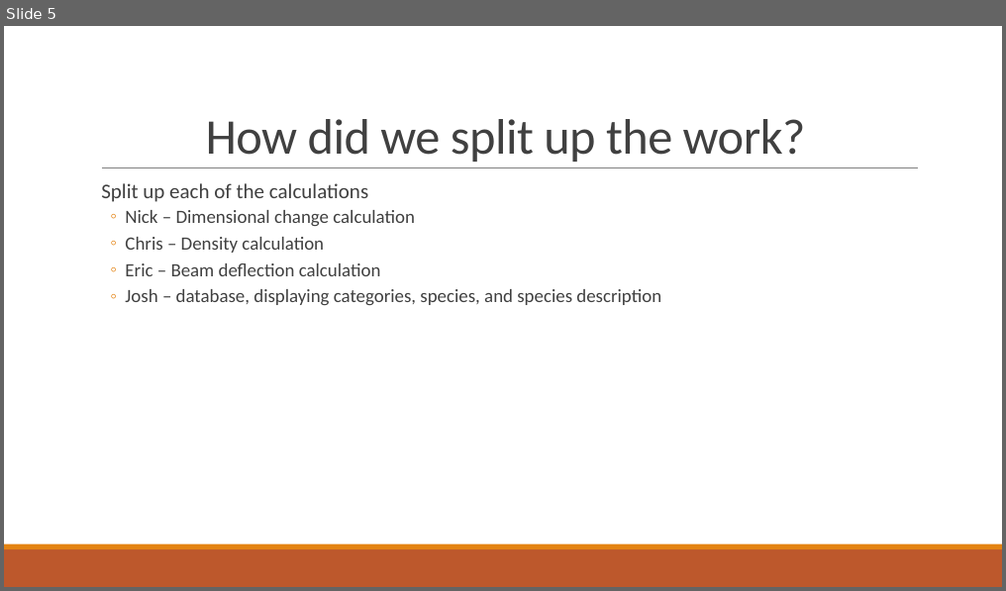
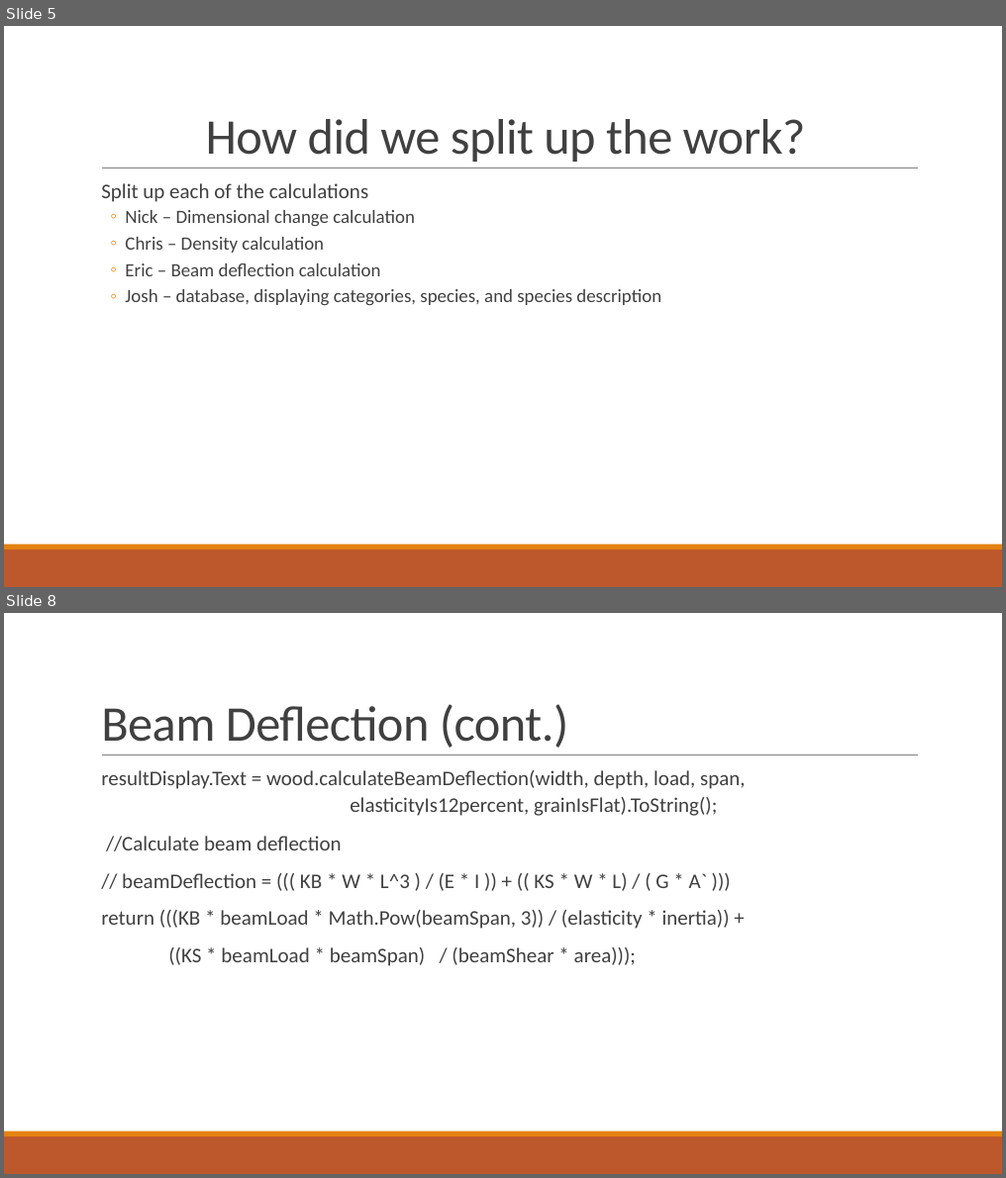
Before and after one commit to jhouston88/CSCI3350SoftwareEngineeringII, a slide deck: Implementation/Implementation Team Presentation.pptx. Shown one above the other, each under a label of ours: slide 5 before the commit, slides 5 and 8 after it; the slides between them are not shown. The pictures are 1006x591 and 1006x1178 pixels, drawn with LibreOffice and Linux fonts; fonts in the diff are those of the drawing. Boxes give left, top, right and bottom in pixels: in the first picture for what was removed or moved away, otherwise in the second. Text is boxed around its words. In the diff, an @@ line names an element or a change of style, - is before the commit and + after.

Commit message:
Updated implementation ppt
Also made one minor change to calcBeamDeflectionForm for the Infinity
error.

```diff
--- a/Implementation/Implementation Team Presentation.pptx
+++ b/Implementation/Implementation Team Presentation.pptx
@@ slide 8 added at <box>4,613,1002,1174</box>, background #FFFFFF; not listed: 3 template elements that a slide beside it also shows @@
@@ title added at <box>101,704,568,748</box>, 48 pt, text #404040 @@
+Beam Deflection (cont.)
@@ text added at <box>101,770,746,966</box>, 20 pt, text #404040 @@
+  resultDisplay.Text = wood.calculateBeamDeflection(width, depth, load, span,
+  elasticityIs12percent, grainIsFlat).ToString();
+  //Calculate beam deflection
+  // beamDeflection = ((( KB * W * L^3 ) / (E * I )) + (( KS * W * L) / ( G * A` )))
+  return (((KB * beamLoad * Math.Pow(beamSpan, 3)) / (elasticity * inertia)) +
+  ((KS * beamLoad * beamSpan) / (beamShear * area)));
```
Also in this commit, not shown: 3 other slides added, 1 other file.
